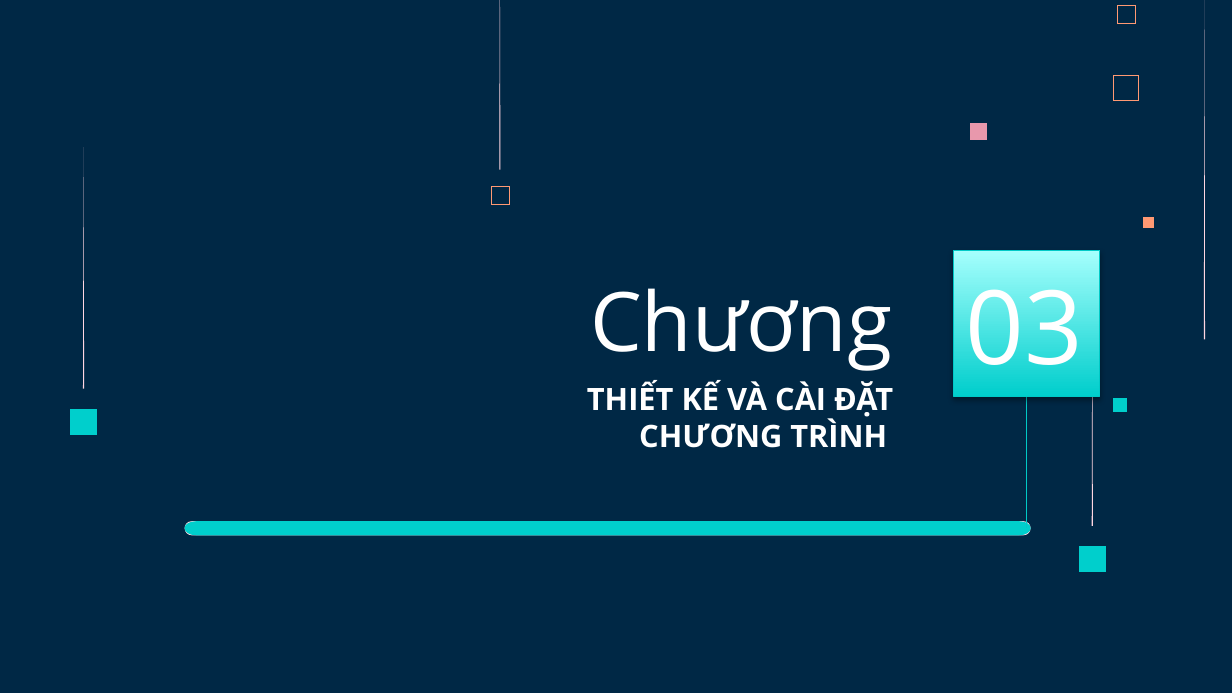
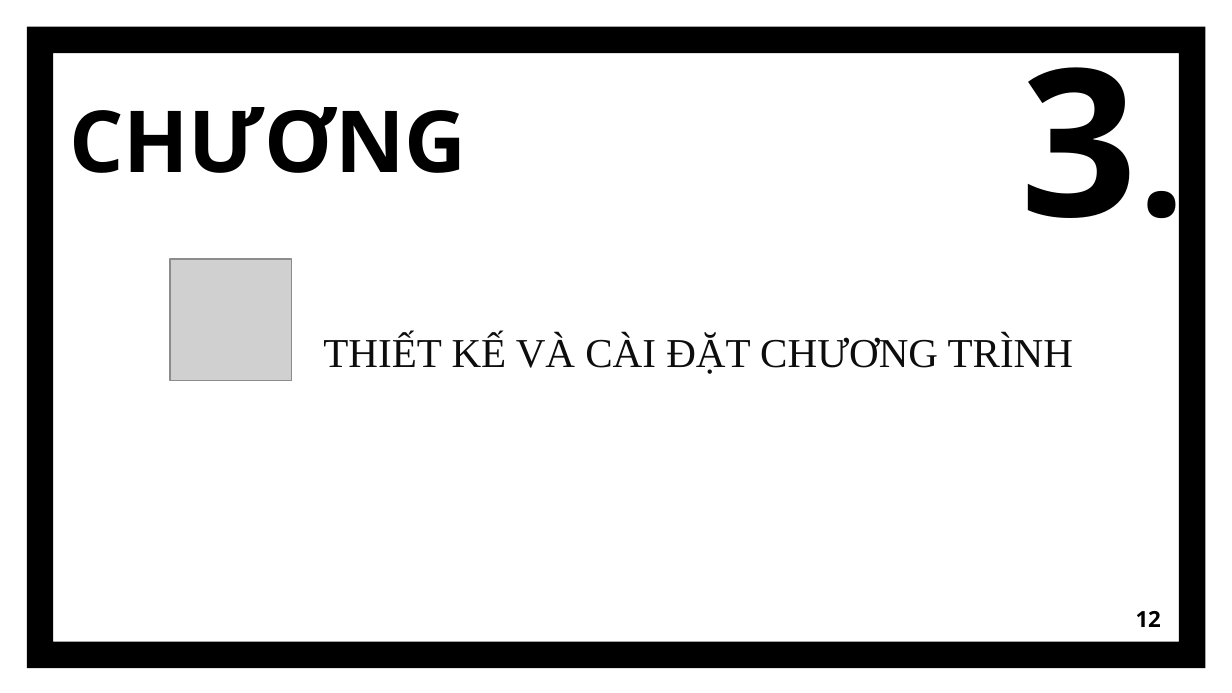
Before and after one commit to LinhChi610/PTLChi.BTL.226, a slide deck: slide 12 of SLIDE-HTQLBHDTDĐ.pptx. Drawn at 1232x693 pixels with LibreOffice and Linux fonts; fonts in the diff are those of the drawing; grey boxes stand for pictures. Boxes give left, top, right and bottom in pixels: in the first picture for what was removed or moved away, otherwise in the second. Text is boxed around its words. In the diff, an @@ line names an element or a change of style, - is before the commit and + after.

```diff
--- a/SLIDE-HTQLBHDTDĐ.pptx
+++ b/SLIDE-HTQLBHDTDĐ.pptx
@@ background #002845 to #FFFFFF @@
@@ frame added at (x1=27, y1=27, x2=1206, y2=669), fill #000000 @@
@@ freeform shape removed at (x1=499, y1=0, x2=500, y2=169) @@
@@ text added at (x1=1021, y1=26, x2=1138, y2=218), 120 pt, text #000000, bold @@
+3.
@@ freeform shape removed at (x1=1117, y1=6, x2=1136, y2=25) @@
@@ freeform shape removed at (x1=1204, y1=0, x2=1205, y2=340) @@
@@ freeform shape removed at (x1=1114, y1=75, x2=1140, y2=101) @@
@@ title at (x1=69, y1=107, x2=467, y2=173): text changed; size 48 to 50 pt; text colour #FFFFFF to #000000; bold on @@
-Chương
+CHƯƠNG
@@ freeform shape removed at (x1=83, y1=147, x2=84, y2=388) @@
@@ freeform shape removed at (x1=971, y1=123, x2=987, y2=139) @@
@@ freeform shape removed at (x1=492, y1=186, x2=510, y2=205) @@
@@ freeform shape removed at (x1=1143, y1=218, x2=1154, y2=229) @@
@@ picture added at (x1=170, y1=259, x2=292, y2=381) @@
@@ rectangle removed at (x1=954, y1=250, x2=1100, y2=397) @@
-03
@@ freeform shape removed at (x1=1092, y1=285, x2=1093, y2=526) @@
@@ text "THIẾT KẾ VÀ CÀI ĐẶT ..." moved from (x1=587, y1=381, x2=893, y2=448) to (x1=323, y1=335, x2=1073, y2=374) @@
@@ text "THIẾT KẾ VÀ CÀI ĐẶT ..." at (x1=323, y1=335, x2=1073, y2=374): size 18 to 24 pt, font Open Sans to Times New Roman, text colour #FFFFFF to #0D0D0D, bold off; indent changed; more space between paragraphs @@
@@ freeform shape removed at (x1=70, y1=409, x2=97, y2=436) @@
@@ line removed from (1026, 397) to (1026, 529) @@
@@ freeform shape removed at (x1=1114, y1=398, x2=1127, y2=411) @@
@@ freeform shape removed at (x1=185, y1=521, x2=1031, y2=535) @@
@@ freeform shape removed at (x1=185, y1=521, x2=1031, y2=535) @@
@@ freeform shape removed at (x1=1079, y1=546, x2=1106, y2=573) @@
@@ page number added at (x1=1136, y1=611, x2=1161, y2=627), 13 pt, text #000000, bold @@
+12
```
Also in this commit, not shown: 11 other slides changed, 1 slide added, 1 slide removed, 32 other files.
